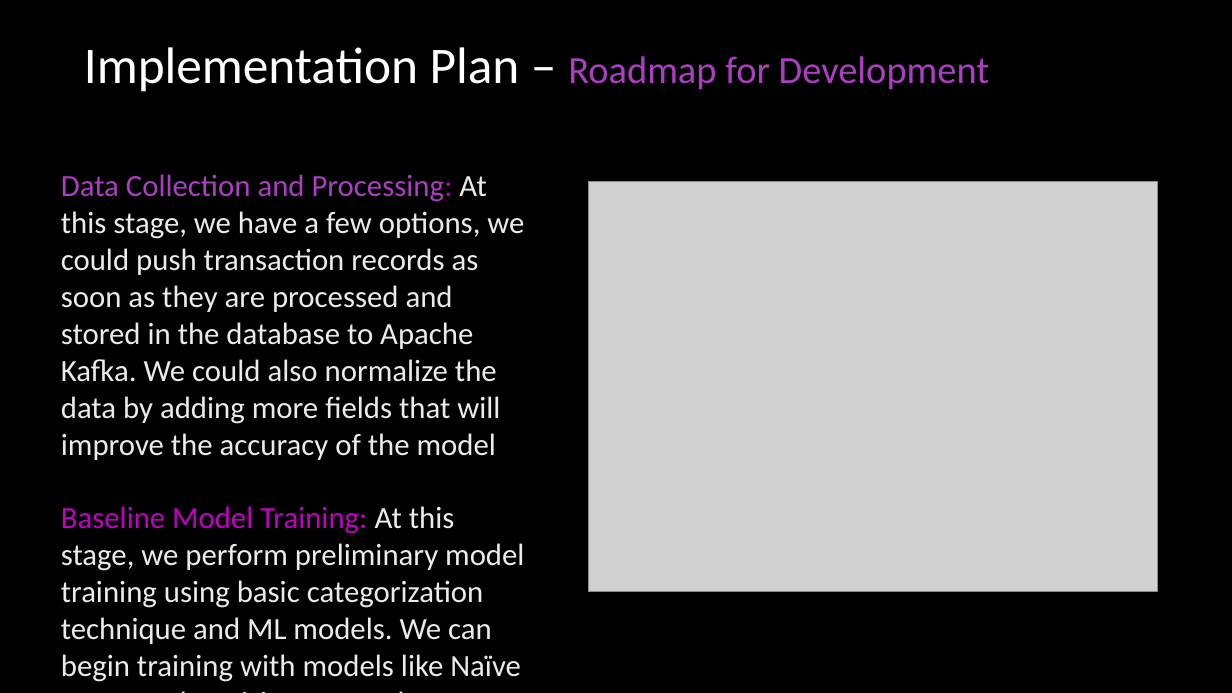
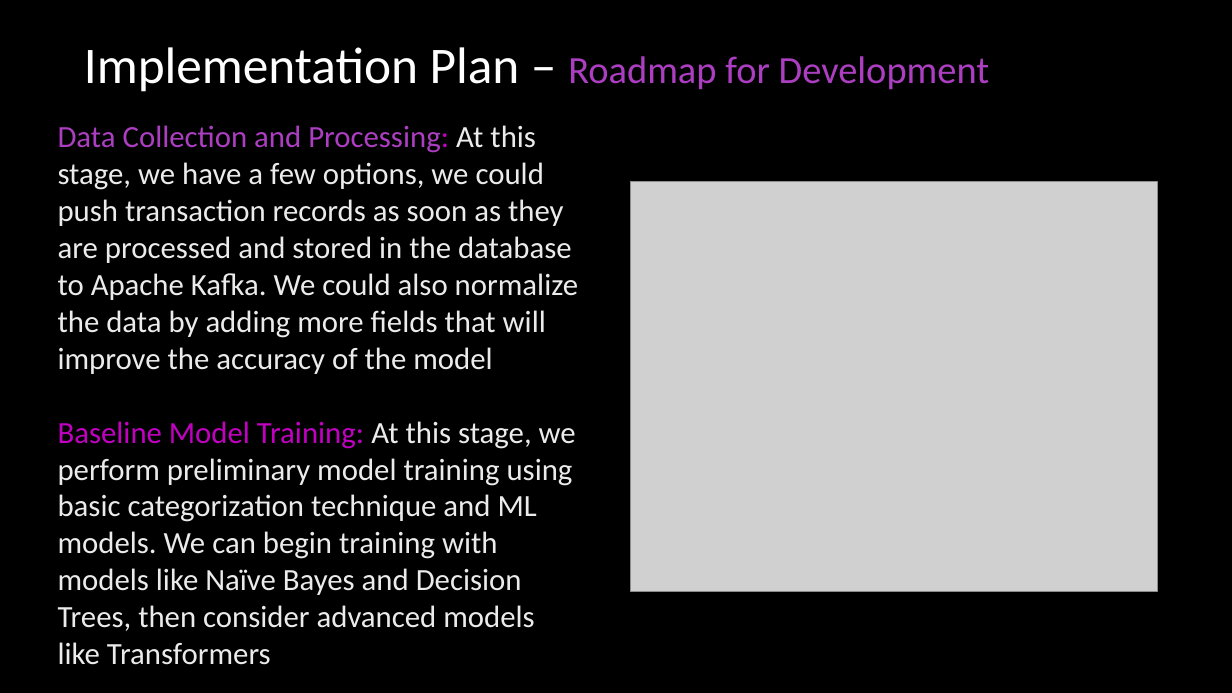
Before and after one commit to Varsilias/Chorus, a slide deck: slide 5 of Transaction Labelling Strategy Architecture.pptx. Drawn at 1232x693 pixels with LibreOffice and Linux fonts; fonts in the diff are those of the drawing; grey boxes stand for pictures; background and template pictures are left out. Boxes give left, top, right and bottom in pixels: in the first picture for what was removed or moved away, otherwise in the second. Text is boxed around its words. In the diff, an @@ line names an element or a change of style, - is before the commit and + after.

```diff
--- a/Transaction Labelling Strategy Architecture.pptx
+++ b/Transaction Labelling Strategy Architecture.pptx
@@ text "Data Collection and Processing: At ..." rewrapped from box(61, 174, 524, 682) to box(58, 125, 578, 665) @@
@@ picture: place and size @@
-picture at box(589, 181, 1157, 592)
+picture at box(630, 181, 1157, 592)
```
Also in this commit, not shown: 1 other slide changed, 5 slides added, 1 other file.
